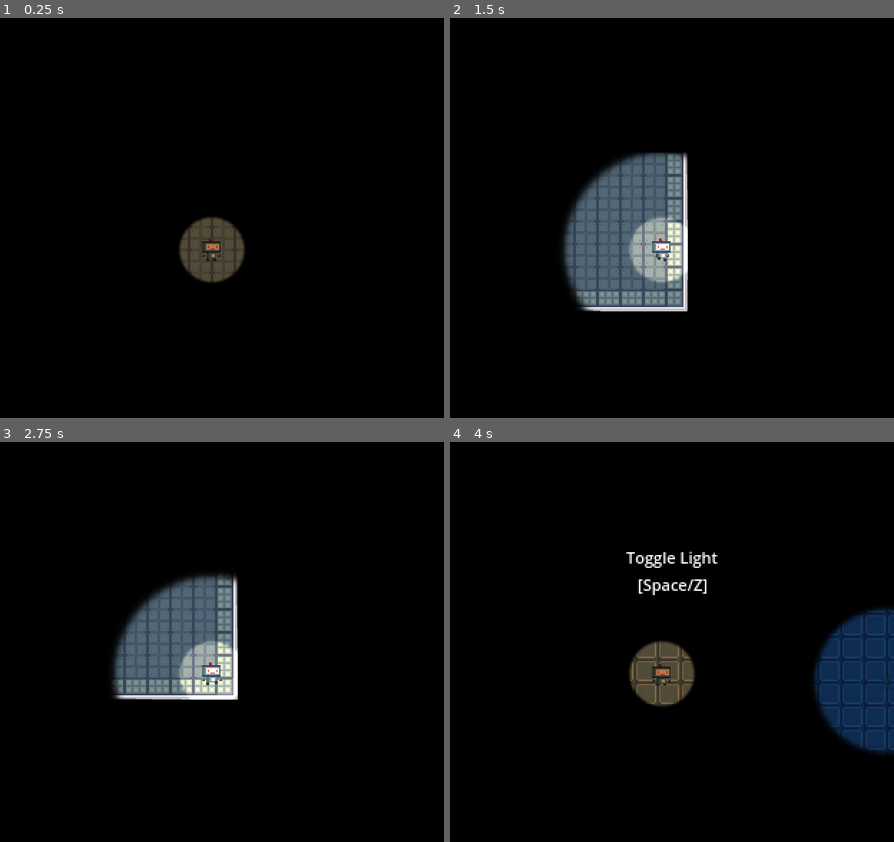
Above: before the commit, frames 1-4 (two rows, left to right).
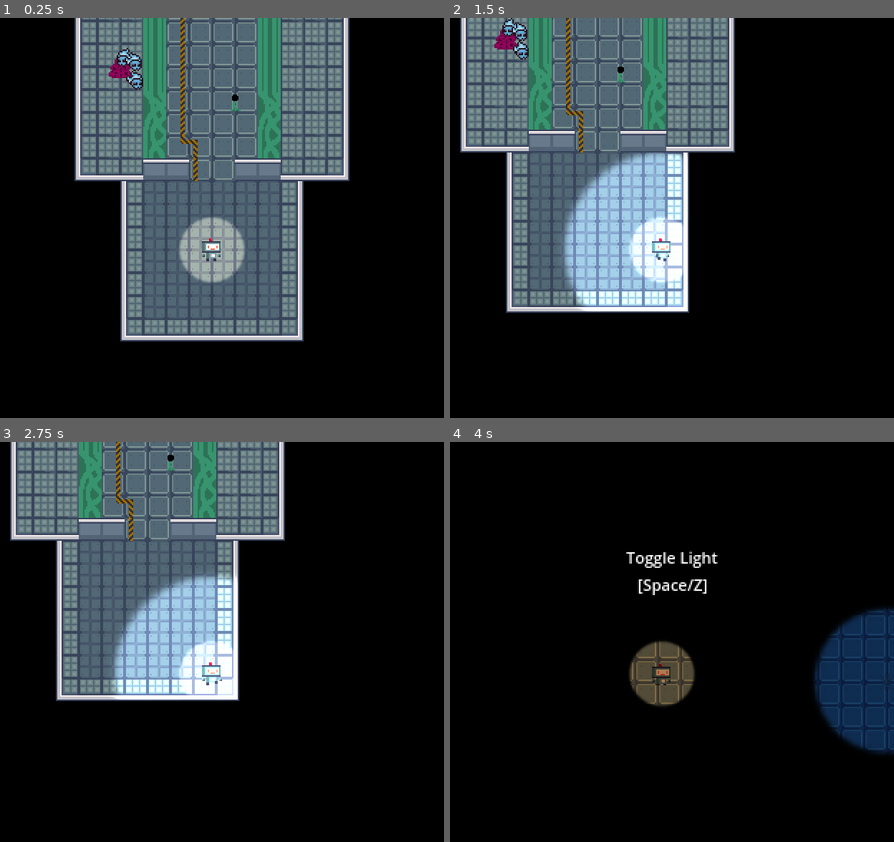
Above: after the commit, the same moments.

Repository: CookieCherith0969/GDM-Assignment-4
Game: Godot game, scene res://Scenes/Levels/LampLevel.tscn
Two runs of this game, one before a commit and one after it. Both use one fixed random seed, a clock stepped at 60 frames per second and the inputs below. This scene is started directly instead of the project's main scene.
Inputs (mouse positions are in pixels of both pictures, inside the frame that each line leads up to):
- Up to frame 1 (0.25 s): no input
- Up to frame 2 (1.5 s): move the mouse to (765, 226) at 0.52 s; hold D (Right) 0.53-1.28 s; hold Space (Light) 0.53-1.28 s; move the mouse to (569, 274) at 1.27 s; hold S (Down) from 1.28 s (still down); tap E (Interact) at 1.35 s
- Up to frame 3 (2.75 s): tap Space (Light) at 1.55 s; tap Enter at 2 s; move the mouse to (257, 570) at 2.02 s; release S (Down) at 2.03 s; hold D (Right) from 2.03 s (still down); hold Space (Light) from 2.03 s (still down)
- Up to frame 4 (4 s): tap R (Reset) at 2.75 s; move the mouse to (640, 766) at 2.77 s; release D (Right) at 2.78 s; release Space (Light) at 2.78 s; hold W (Up) 2.78-3.5 s; tap C (TempCorrupt) at 2.85 s; tap Space (Light) at 3.05 s; click "PLAY" at 3.5 s

The runs differ from the first frame. In frame 1, 42% of the frame differs, in the area x 16-79%, y 0-81%; in frame 2, 37%; in frame 3, 31%; in frame 4, nothing differs.

Commit message:
Level fixes, new door sprite

Diff:
--- a/Scenes/Levels/BatteryLevel.tscn
+++ b/Scenes/Levels/BatteryLevel.tscn
@@ -229,5 +229,17 @@
 position = Vector2(17.5533, -4.80328)
 shape = SubResource("RectangleShape2D_w4faw")
 
+[node name="InvertedDecoLight" parent="." instance=ExtResource("15_3jseq")]
+position = Vector2(-159, -803)
+
+[node name="CeilingLight" parent="." instance=ExtResource("4_ftjt1")]
+position = Vector2(-159, -803)
+enabled = false
+texture_scale = 1.74598
+lights_lightables = false
+radius = 78.569
+power_id = 3
+start_powered = false
+
 [connection signal="body_entered" from="PowerTrigger" to="PowerTrigger" method="_on_body_entered"]
 [connection signal="trigger" from="PowerTrigger" to="Label2" method="reveal"]
--- a/Scenes/Levels/LampLevel.tscn
+++ b/Scenes/Levels/LampLevel.tscn
@@ -1,15 +1,14 @@
-[gd_scene load_steps=13 format=3 uid="uid://c6awho03rjby4"]
+[gd_scene load_steps=12 format=3 uid="uid://c6awho03rjby4"]
 
 [ext_resource type="PackedScene" uid="uid://cast1lupeqmo" path="res://Scenes/tile_map.tscn" id="1_iqkjp"]
 [ext_resource type="PackedScene" uid="uid://ct4mbup2rhftj" path="res://Scenes/hive.tscn" id="2_pf5n5"]
 [ext_resource type="PackedScene" uid="uid://fat1dmyvuygs" path="res://Scenes/power_gate.tscn" id="3_nufot"]
-[ext_resource type="PackedScene" uid="uid://bnyhshq586owy" path="res://Scenes/battery.tscn" id="4_rqs5n"]
 [ext_resource type="PackedScene" uid="uid://d158e8mjutn7v" path="res://Scenes/port.tscn" id="5_8kcs4"]
 [ext_resource type="PackedScene" uid="uid://xs0r1byb1prb" path="res://Scenes/ceiling_light.tscn" id="7_cyxvq"]
 [ext_resource type="PackedScene" uid="uid://c042mnm23xyoo" path="res://Scenes/lampPlant.tscn" id="7_hlnl8"]
 [ext_resource type="PackedScene" uid="uid://gcm8lbssgypr" path="res://Scenes/lightGate.tscn" id="7_w4vd4"]
 [ext_resource type="PackedScene" uid="uid://btdesxnsuaggv" path="res://Scenes/player.tscn" id="8_xeg0j"]
-[ext_resource type="PackedScene" uid="uid://b2suve1qcxwg0" path="res://Scenes/LevelExit.tscn" id="9_nvn36"]
+[ext_resource type="PackedScene" path="res://Scenes/LevelExit.tscn" id="9_nvn36"]
 [ext_resource type="Script" path="res://Scripts/PowerTrigger.gd" id="10_ayq0u"]
 
 [sub_resource type="RectangleShape2D" id="RectangleShape2D_w4faw"]
@@ -21,6 +20,7 @@
 layer_0/tile_data = PackedInt32Array(-131075, 327684, 2, -65539, 327684, 2, -3, 327684, 2, 65533, 327684, 2, 131069, 32 …(17778 unchanged characters)…
 
 [node name="CanvasModulate" type="CanvasModulate" parent="."]
+visible = false
 color = Color(0, 0, 0, 1)
 
 [node name="Enemies" type="Node2D" parent="."]
@@ -98,10 +98,6 @@
 [node name="PowerGate4" parent="Objects" instance=ExtResource("3_nufot")]
 position = Vector2(24, -600)
 power_id = 1
-
-[node name="Battery" parent="Objects" instance=ExtResource("4_rqs5n")]
-visible = false
-position = Vector2(160, -576)
 
 [node name="Port" parent="Objects" instance=ExtResource("5_8kcs4")]
 position = Vector2(-152, -568)
--- a/Scenes/player.tscn
+++ b/Scenes/player.tscn
@@ -105,8 +105,8 @@
 
 [node name="RobotSprite" type="AnimatedSprite2D" parent="." groups=["Player"]]
 sprite_frames = SubResource("SpriteFrames_jd8a3")
-animation = &"IdleDown"
-frame_progress = 0.171475
+animation = &"MoveUp"
+frame_progress = 0.756788
 
 [node name="BatterySprite" type="Sprite2D" parent="."]
 visible = false
Binary file changed: Art/tilemap1.png
